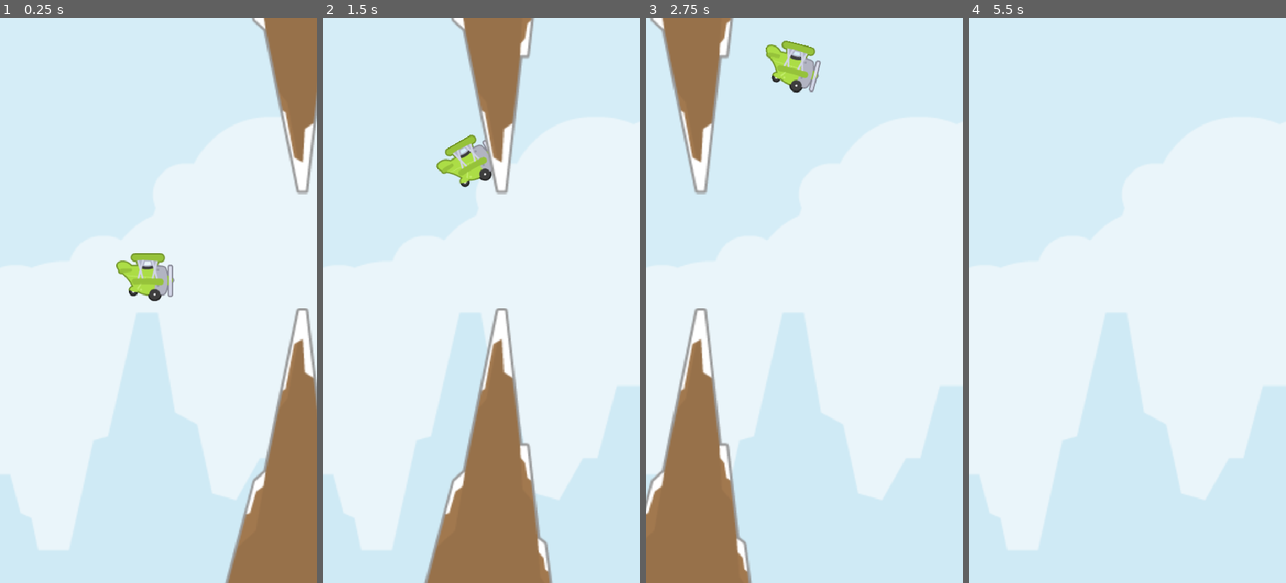
Above: before the commit, frames 1-4 (left to right).
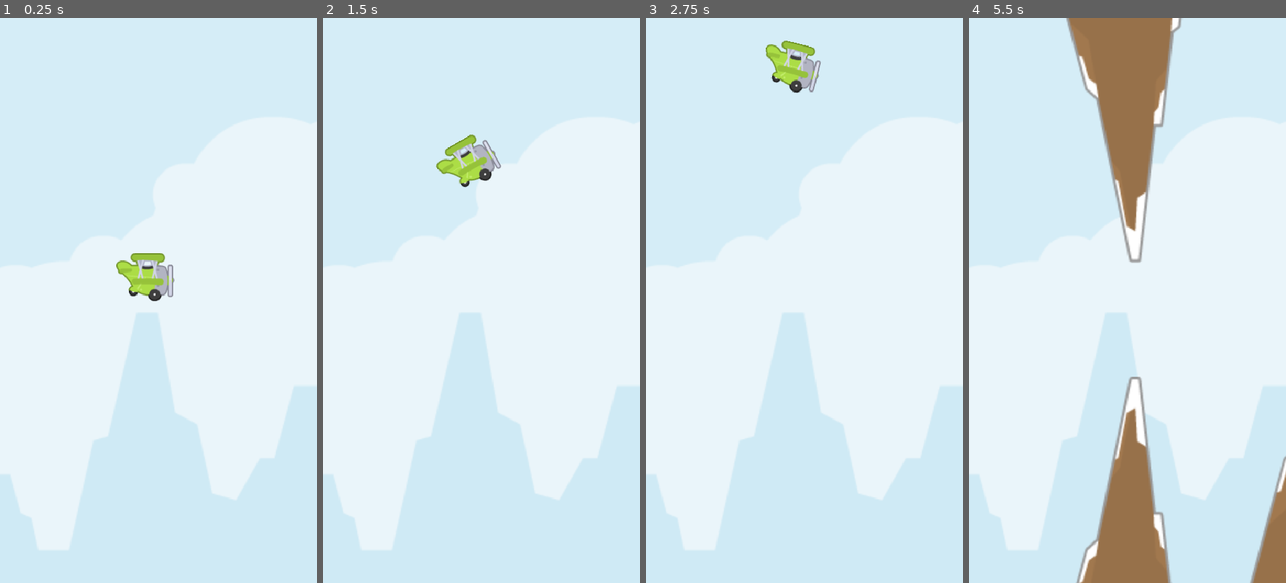
Above: after the commit, the same moments.

Repository: MoonForestStudios/moon-forest-rnd
Game: Godot game, scene res://scenes/main/main.tscn
The game is run twice, just before and just after one commit, with the same random seed, the same clock (stepped at 60 frames per second) and the same inputs. This scene is started directly instead of the project's main scene.
Inputs (mouse positions are in pixels of both pictures, inside the frame that each line leads up to):
- Up to frame 1 (0.25 s): no input
- Up to frame 2 (1.5 s): move the mouse to (551, 272) at 0.52 s; click (551, 272) at 0.77 s; move the mouse to (418, 328) at 1.27 s
- Up to frame 3 (2.75 s): click (741, 328) at 1.52 s; move the mouse to (836, 176) at 2.02 s
- Up to frame 4 (5.5 s): move the mouse to (1111, 413) at 2.77 s; click (1111, 413) at 3.02 s; move the mouse to (1222, 385) at 3.52 s; click (1222, 385) at 3.77 s; move the mouse to (1032, 215) at 4.27 s; click (1032, 215) at 4.52 s; move the mouse to (1143, 300) at 5.02 s

The runs differ from the first frame. In frame 1, 11% of the frame differs, in the area x 71-100%, y 0-100%; in frame 2, 14%; in frame 3, 13%; in frame 4, 15%, in the area x 30-100%, y 0-100%.

Commit message:
✨ feat: implement spawner functionality to manage obstacle spawning and integrate with main scene

Diff:
--- a/flappy-bird-clone/scenes/main/main.gd
+++ b/flappy-bird-clone/scenes/main/main.gd
@@ -1,7 +1,9 @@
 extends Node2D
 
+@onready var spawner: Spawner = $Spawner
+
 func _on_player_on_game_started() -> void:
-	print("El signal ha sido exitoso!")
+	spawner.timer.start()
 
 func _on_obstacle_on_player_crashed() -> void:
 	print("Colision!")
--- a/flappy-bird-clone/scenes/main/main.tscn
+++ b/flappy-bird-clone/scenes/main/main.tscn
@@ -3,7 +3,7 @@
 [ext_resource type="Texture2D" uid="uid://duiy5x8u0hr7r" path="res://Assets/Sprites/background.png" id="1_hyk8p"]
 [ext_resource type="Script" uid="uid://dgor7w6wtuwe" path="res://scenes/main/main.gd" id="1_k2fmo"]
 [ext_resource type="PackedScene" uid="uid://cwrrp71axtntp" path="res://scenes/player/player.tscn" id="2_iuonh"]
-[ext_resource type="PackedScene" uid="uid://bnamw5q58uts8" path="res://scenes/obstacles/obstacle.tscn" id="4_l3cfh"]
+[ext_resource type="PackedScene" uid="uid://cbsicp4kxoceo" path="res://scenes/spawner/spawner.tscn" id="4_l3cfh"]
 
 [node name="Main" type="Node2D"]
 position = Vector2(0, -23)
@@ -18,7 +18,6 @@
 [node name="Player" parent="." instance=ExtResource("2_iuonh")]
 position = Vector2(220, 415)
 
-[node name="obstacle" parent="." instance=ExtResource("4_l3cfh")]
-position = Vector2(469, 550)
+[node name="Spawner" parent="." instance=ExtResource("4_l3cfh")]
 
-[connection signal="on_player_crashed" from="obstacle" to="." method="_on_obstacle_on_player_crashed"]
+[connection signal="on_game_started" from="Player" to="." method="_on_player_on_game_started"]
--- a/flappy-bird-clone/scenes/obstacles/obstacle.gd
+++ b/flappy-bird-clone/scenes/obstacles/obstacle.gd
@@ -9,3 +9,6 @@
 
 func _on_area_body_entered(body: Node2D) -> void:
 	on_player_crashed.emit()
+
+func _on_visible_on_screen_notifier_2d_screen_exited() -> void:
+	queue_free()
--- a/flappy-bird-clone/scenes/obstacles/obstacle.tscn
+++ b/flappy-bird-clone/scenes/obstacles/obstacle.tscn
@@ -28,5 +28,10 @@
 [node name="CollisionPolygon2D" type="CollisionPolygon2D" parent="BottomArea"]
 polygon = PackedVector2Array(-55, 117, 55, 118, 46, 56, 41, 51, 34, -18, 29, -19, 17, -122, 7, -122, -18, 4, -27, 7)
 
+[node name="VisibleOnScreenNotifier2D" type="VisibleOnScreenNotifier2D" parent="."]
+position = Vector2(66.5, -117.5)
+rect = Rect2(-10, -10, 20, 81.5)
+
 [connection signal="body_entered" from="TopArea" to="." method="_on_area_body_entered"]
 [connection signal="body_entered" from="BottomArea" to="." method="_on_area_body_entered"]
+[connection signal="screen_exited" from="VisibleOnScreenNotifier2D" to="." method="_on_visible_on_screen_notifier_2d_screen_exited"]
--- /dev/null
+++ b/flappy-bird-clone/scenes/spawner/spawner.gd
@@ -0,0 +1,20 @@
+extends Node
+class_name Spawner
+
+const OBSTACLE_SCENE = preload("res://scenes/obstacles/obstacle.tscn")
+
+@onready var timer: Timer = $Timer
+
+func spawn_obstacle() -> void:
+	var obs_instance = OBSTACLE_SCENE.instantiate()
+
+	var viewport: Viewport = get_viewport()
+	obs_instance.position.x = viewport.get_visible_rect().end.x + 150
+
+	var half_height = viewport.size.y / 2
+	obs_instance.position.y = randf_range(half_height + 240, half_height - 50)
+
+	add_child(obs_instance)
+
+func _on_timer_timeout() -> void:
+	spawn_obstacle()
--- /dev/null
+++ b/flappy-bird-clone/scenes/spawner/spawner.tscn
@@ -0,0 +1,11 @@
+[gd_scene load_steps=2 format=3 uid="uid://cbsicp4kxoceo"]
+
+[ext_resource type="Script" uid="uid://cb23mdtl6bw2m" path="res://scenes/spawner/spawner.gd" id="1_eoeca"]
+
+[node name="Spawner" type="Node"]
+script = ExtResource("1_eoeca")
+
+[node name="Timer" type="Timer" parent="."]
+wait_time = 2.0
+
+[connection signal="timeout" from="Timer" to="." method="_on_timer_timeout"]
Not shown, added: flappy-bird-clone/scenes/spawner/spawner.gd.uid
